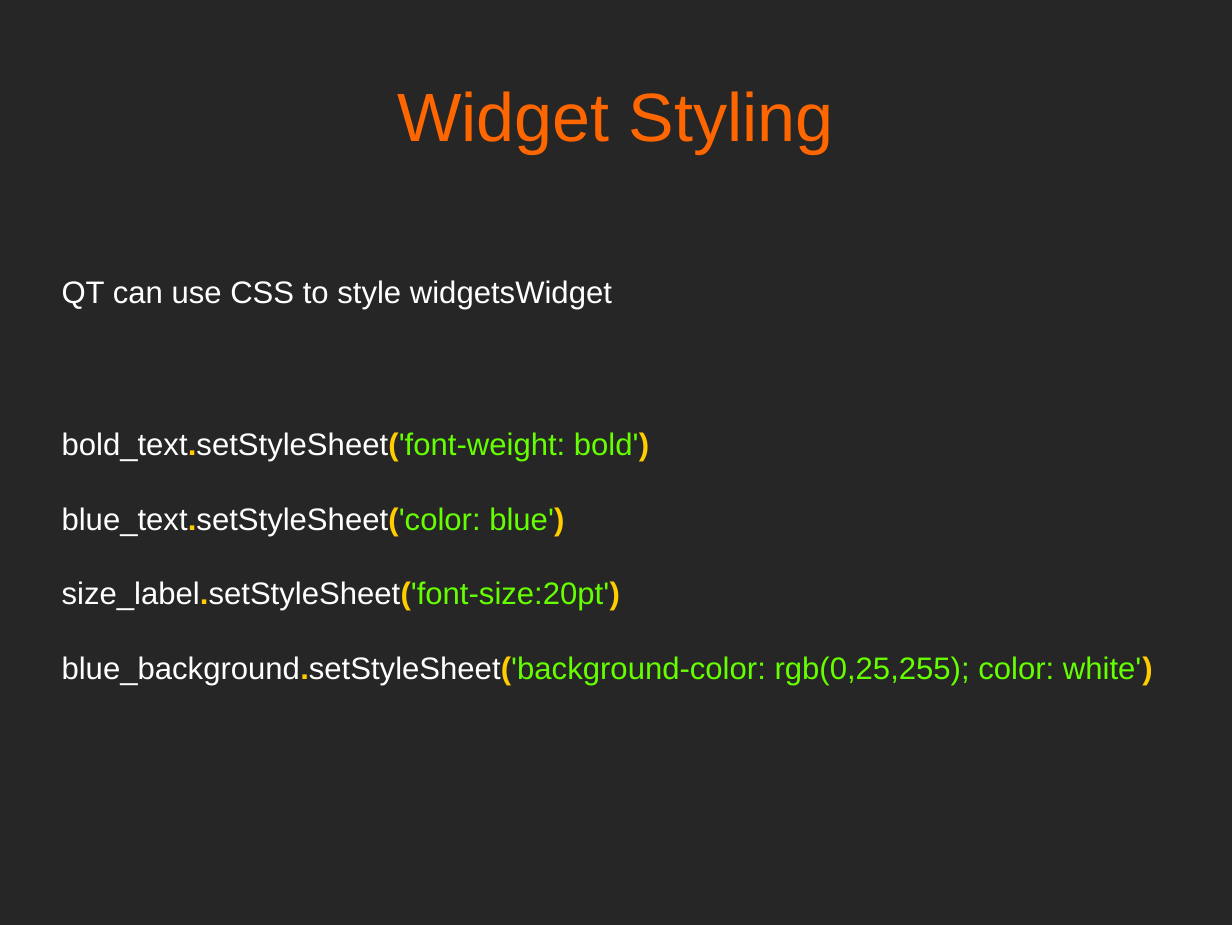
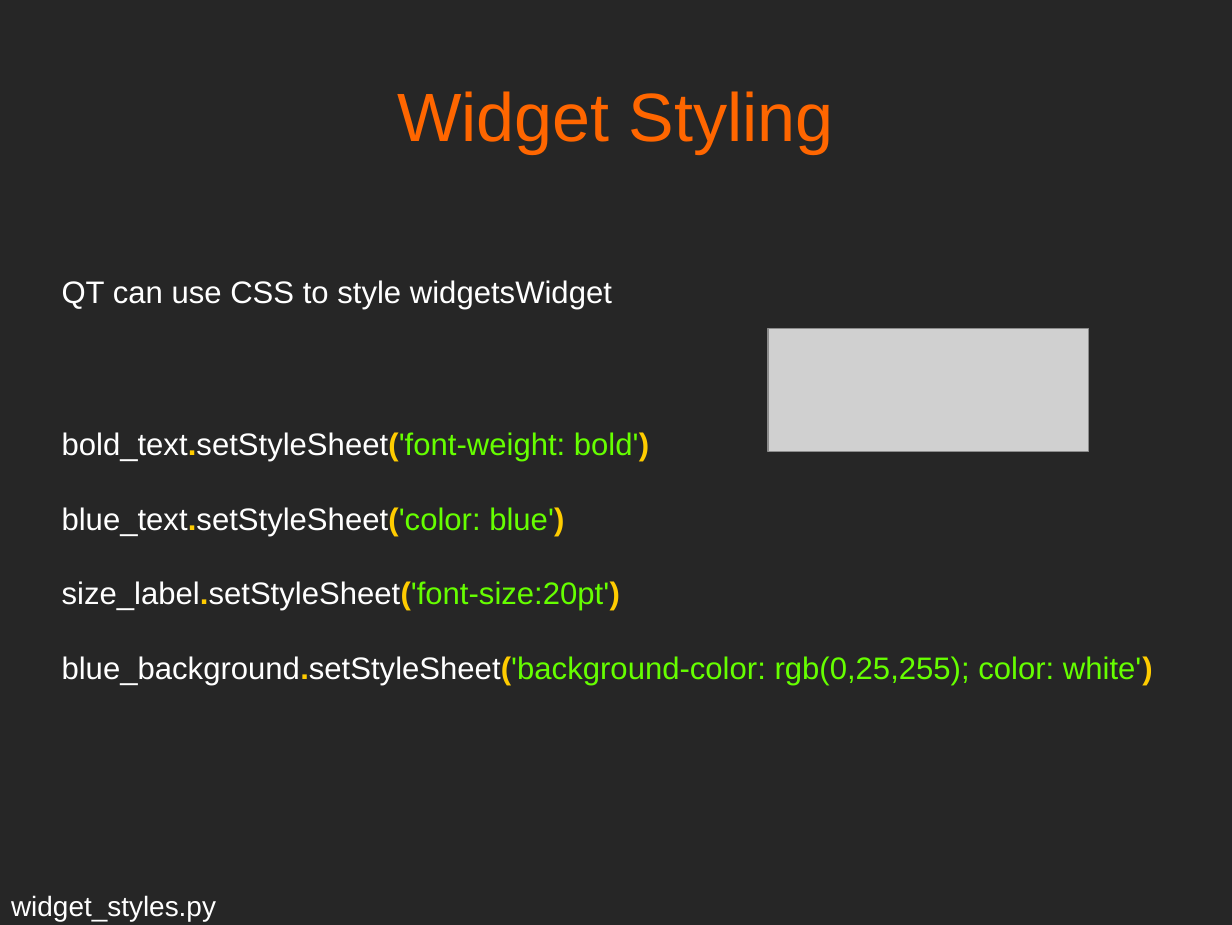
Before and after one commit to mfarhan12/qt-presentation, a slide deck: slide 7 of OPAG QT Presentation.odp. Drawn at 1232x925 pixels with LibreOffice and Linux fonts; fonts in the diff are those of the drawing; grey boxes stand for pictures. Boxes give left, top, right and bottom in pixels: in the first picture for what was removed or moved away, otherwise in the second. Text is boxed around its words. In the diff, an @@ line names an element or a change of style, - is before the commit and + after.

```diff
--- a/OPAG QT Presentation.odp
+++ b/OPAG QT Presentation.odp
@@ picture added at (768, 328, 1088, 451) @@
@@ text added at (11, 895, 216, 921), 18 pt, text #FFFFFF @@
+widget_styles.py
```
Also in this commit, not shown: 13 other slides changed, 1 other file.
